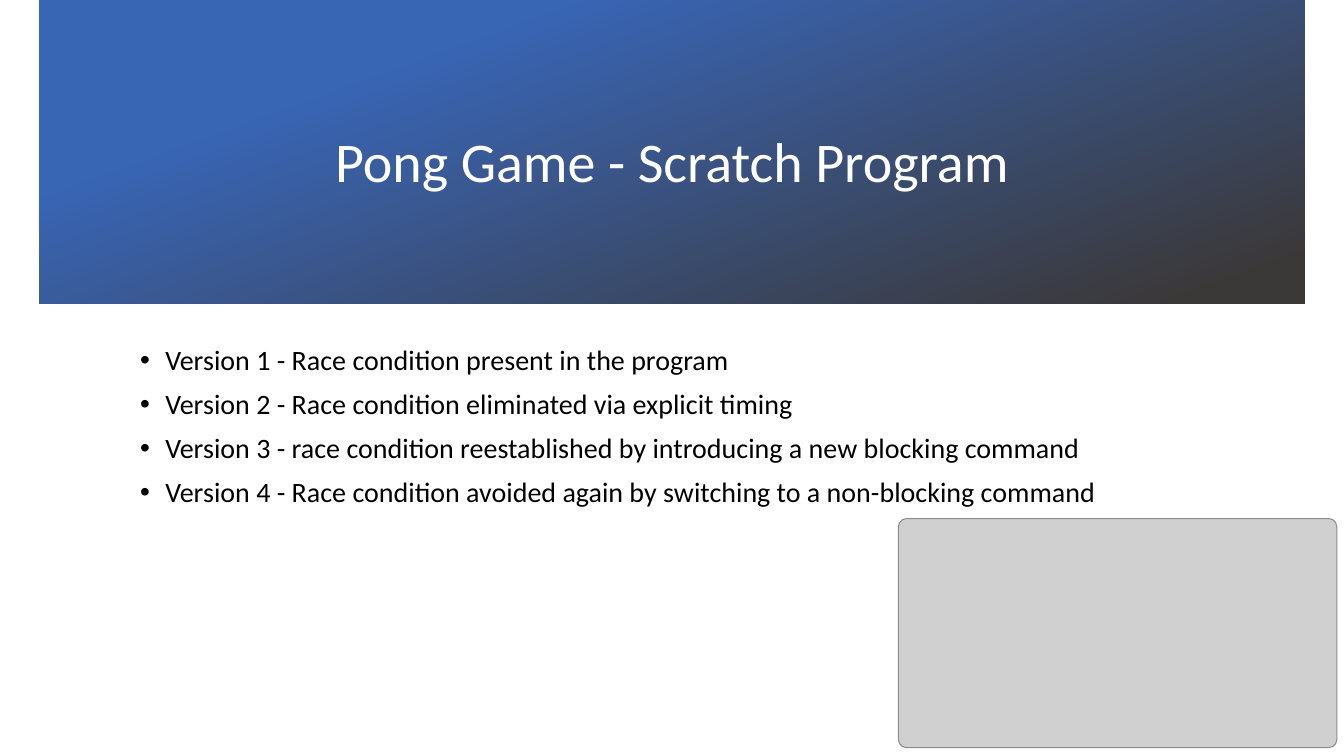
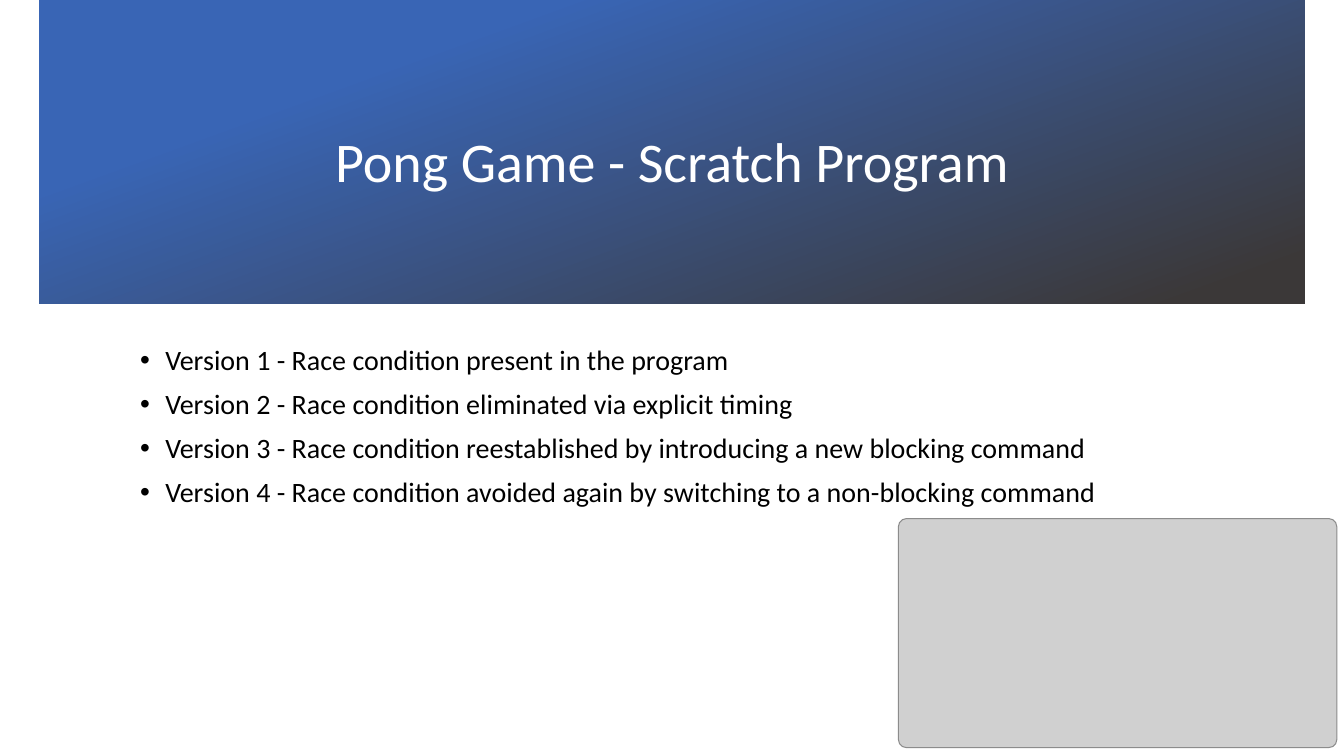
Before and after one commit to evarga/parallel-computing-lectures, a slide deck: slide 5 of lecture-1/presentation-1.pptx. Drawn at 1344x756 pixels with LibreOffice and Linux fonts; fonts in the diff are those of the drawing; grey boxes stand for pictures; background and template pictures are left out. Boxes give left, top, right and bottom in pixels: in the first picture for what was removed or moved away, otherwise in the second. Text is boxed around its words. In the diff, an @@ line names an element or a change of style, - is before the commit and + after.

```diff
--- a/lecture-1/presentation-1.pptx
+++ b/lecture-1/presentation-1.pptx
@@ text at [165,438,1085,463]: text changed @@
-• Version 3 - race condition reestablished by introducing a new blocking command
+• Version 3 - Race condition reestablished by introducing a new blocking command
```
Also in this commit, not shown: 1 other slide changed, 11 other files.
